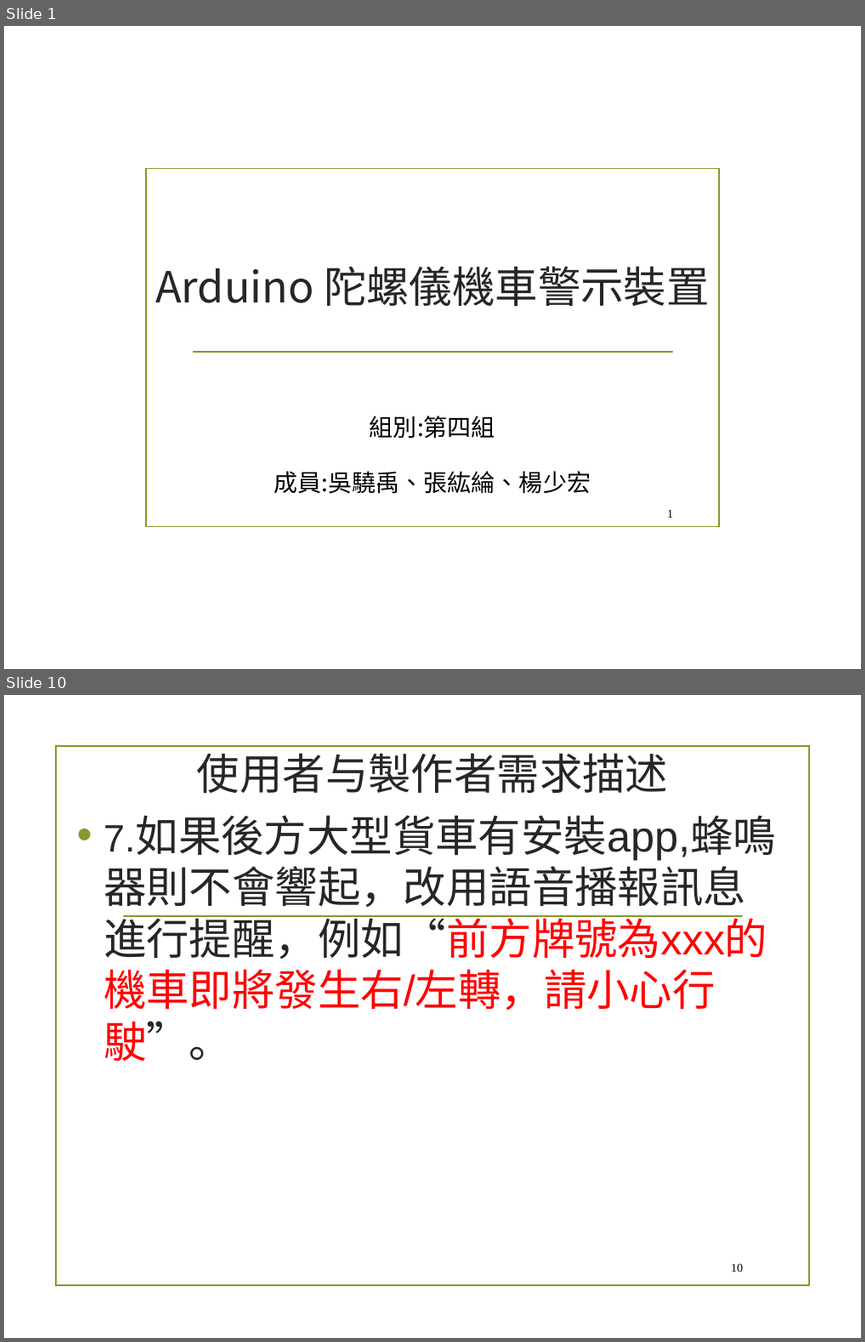
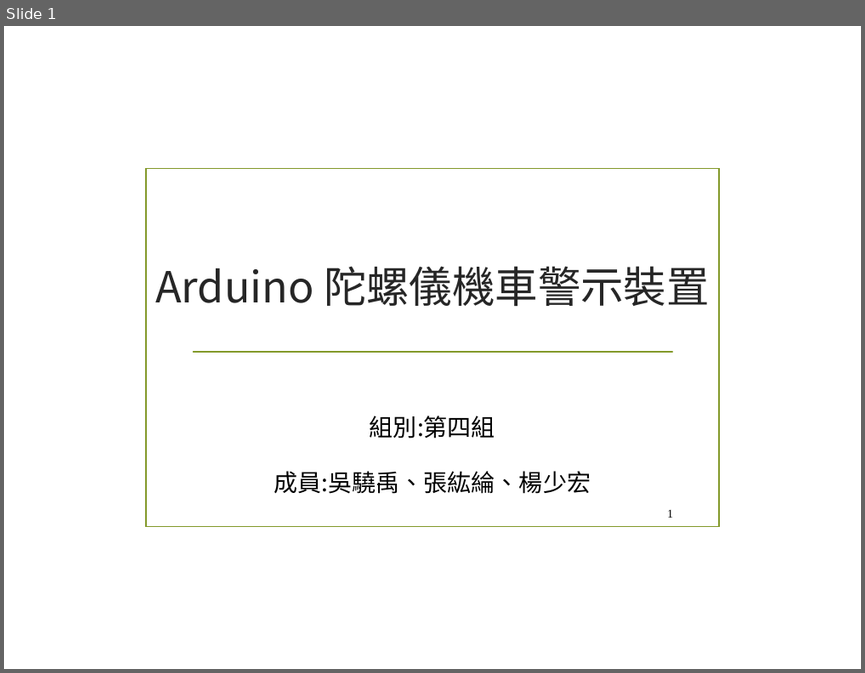
Before and after one commit to chandlerkuo/sharepee, a slide deck: 陀螺儀機車警示裝置.pptx. Shown one above the other, each under a label of ours: slides 1 and 10 before the commit, slide 1 after it; the slides between them are not shown. The pictures are 865x1342 and 865x673 pixels, drawn with LibreOffice and Linux fonts; fonts in the diff are those of the drawing; background and template pictures are left out. Boxes give left, top, right and bottom in pixels: in the first picture for what was removed or moved away, otherwise in the second. Text is boxed around its words. In the diff, an @@ line names an element or a change of style, - is before the commit and + after.

Commit message:
Update 陀螺儀機車警示裝置.pptx
对上次的ppt进行修改及重新排版

```diff
--- a/陀螺儀機車警示裝置.pptx
+++ b/陀螺儀機車警示裝置.pptx
@@ slide 10 removed at (4,695,861,1338), background picture (left out) @@
@@ rectangle removed at (56,745,810,1286) @@
@@ title removed at (197,746,668,794) @@
-使用者与製作者需求描述
@@ text removed at (103,815,776,1061) @@
-• 7.如果後方大型貨車有安裝app,蜂鳴器則不會響起，改用語音播報訊息進行提醒，例如“前方牌號為xxx的機車即將發生右/左轉，請小心行駛”。
@@ line removed from (124, 916) to (742, 916) @@
@@ page number removed at (731,1263,743,1271) @@
-10
```
Also in this commit, not shown: 10 slides changed, 1 slide added, 1 other slide removed.
